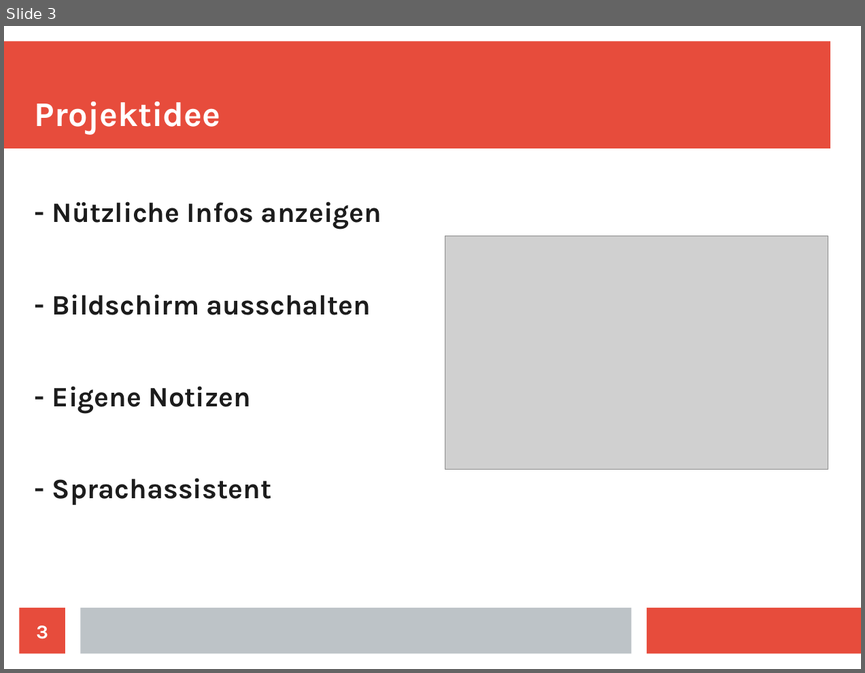
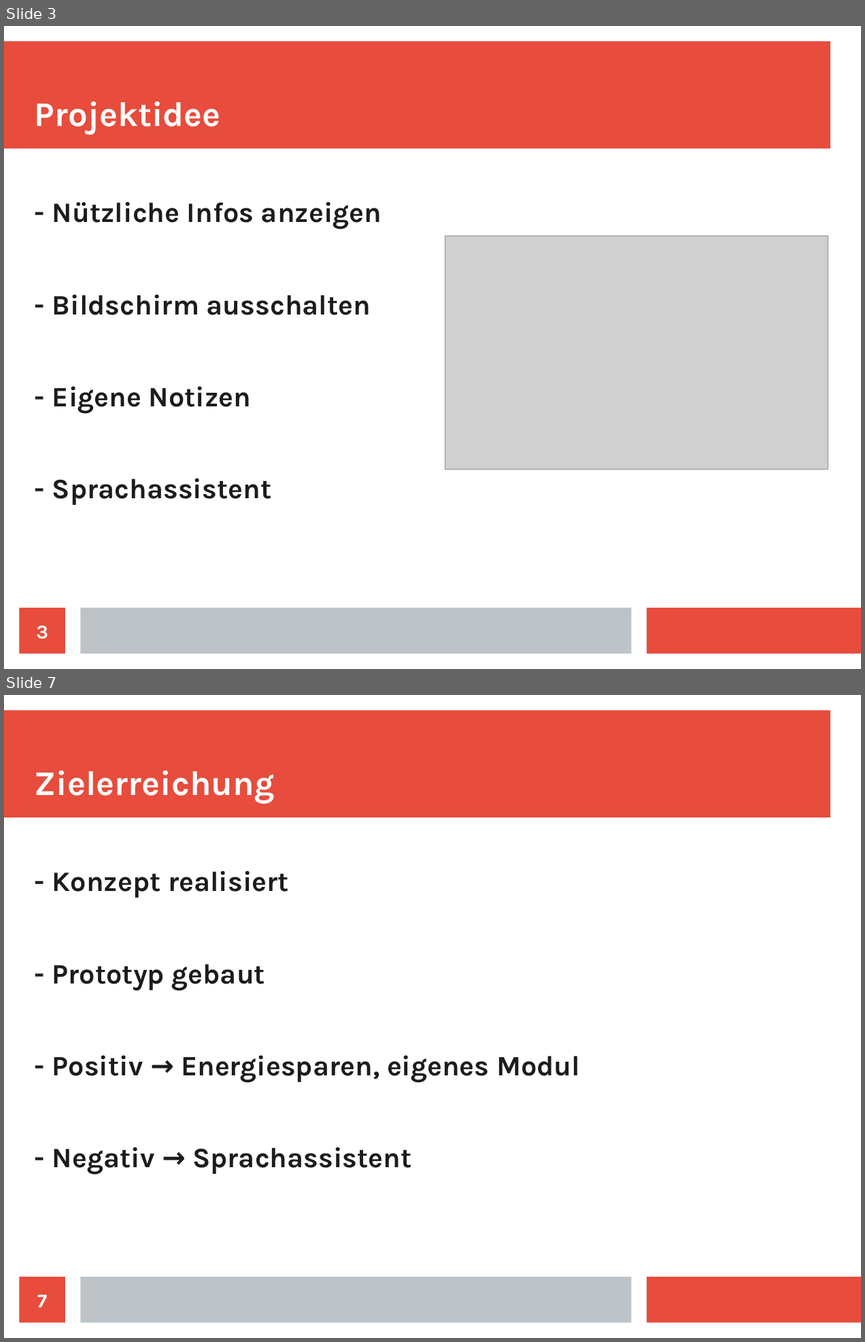
Before and after one commit to flovo89/fallstudie, a slide deck: presentation/pres_final/presi_final.odp. Shown one above the other, each under a label of ours: slide 3 before the commit, slides 3 and 7 after it; the slides between them are not shown. The pictures are 865x673 and 865x1342 pixels, drawn with LibreOffice and Linux fonts; fonts in the diff are those of the drawing; grey boxes stand for pictures. Boxes give left, top, right and bottom in pixels: in the first picture for what was removed or moved away, otherwise in the second. Text is boxed around its words. In the diff, an @@ line names an element or a change of style, - is before the commit and + after.

```diff
--- a/presentation/pres_final/presi_final.odp
+++ b/presentation/pres_final/presi_final.odp
@@ slide 7 added at bbox=[4, 695, 861, 1338], background #FFFFFF; not listed: 3 template elements that a slide beside it also shows @@
@@ title added at bbox=[35, 770, 275, 803], 32 pt, text #FFFFFF, bold @@
+Zielerreichung
@@ text added at bbox=[52, 870, 580, 1174], 26 pt, text #1C1C1C, bold @@
+- Konzept realisiert
+- Prototyp gebaut
+- Positiv → Energiesparen, eigenes Modul
+- Negativ → Sprachassistent
@@ page number added at bbox=[20, 1276, 65, 1323], fill #E74C3C, 18 pt, text #FFFFFF, bold @@
+7
```
Also in this commit, not shown: 4 slides changed, 1 other slide added, 1 slide removed, 9 other files.
